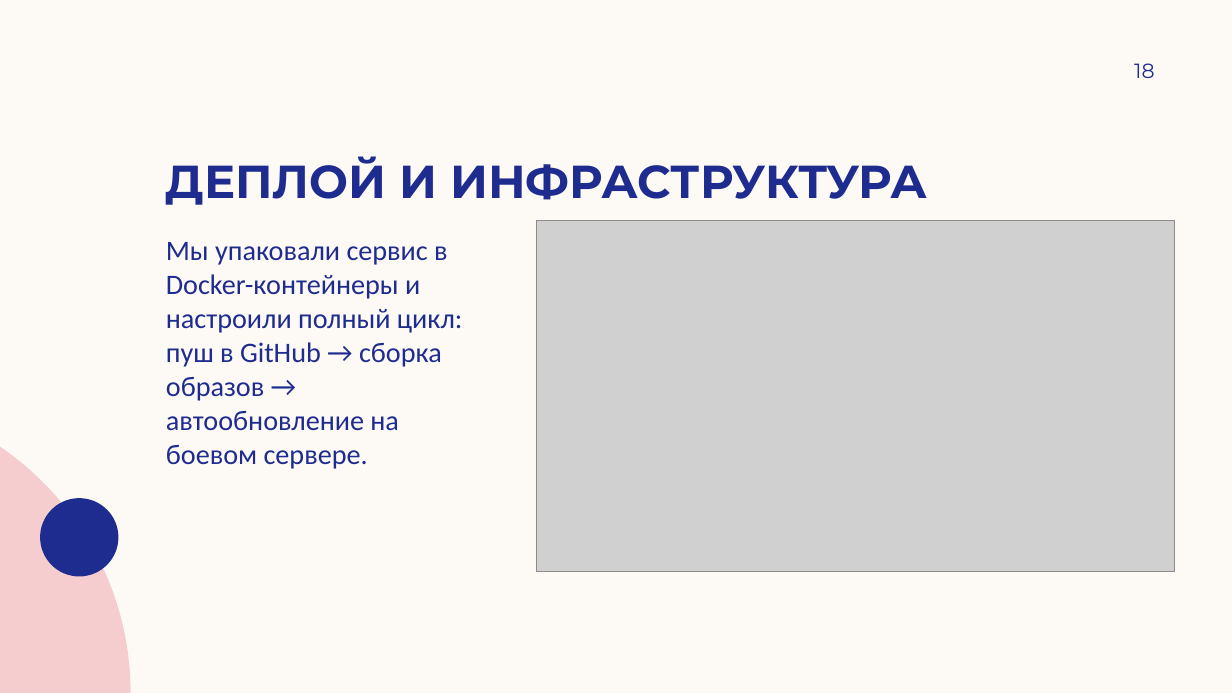
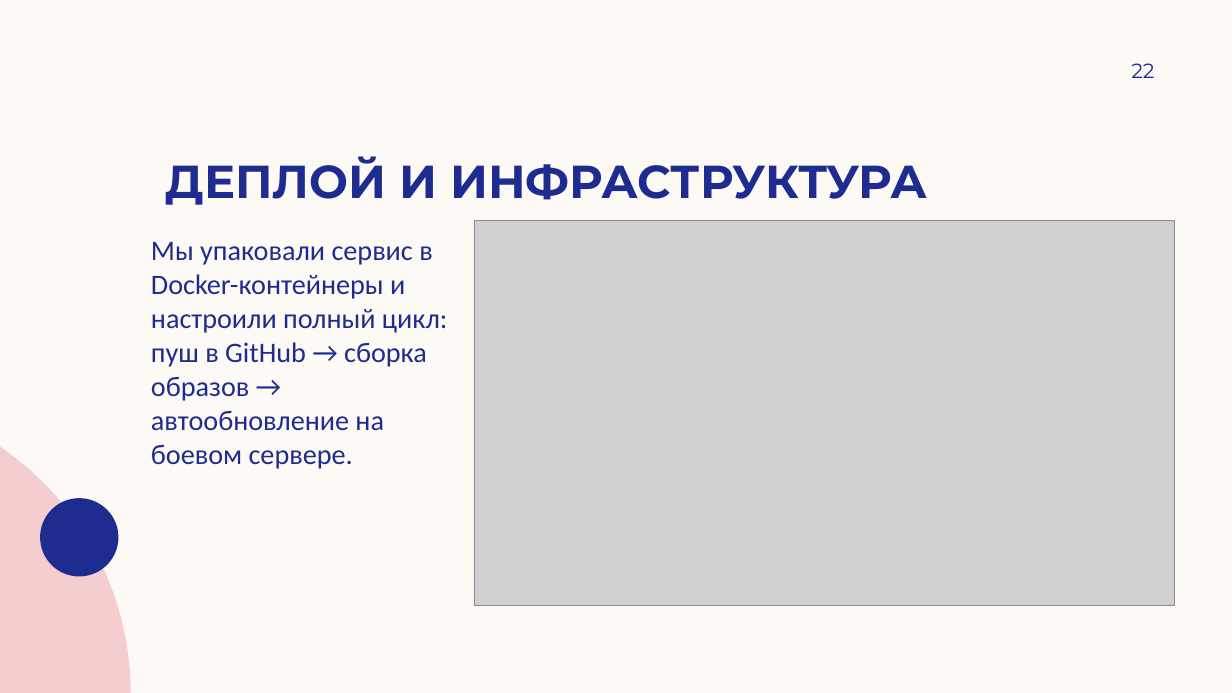
Before and after one commit to andreyilych/cs2valvesoftware, a slide deck: slide 22 of анализатор подозрительности доменных имен (DNS).pptx (slide 18 before the commit). Drawn at 1232x693 pixels with LibreOffice and Linux fonts; fonts in the diff are those of the drawing; grey boxes stand for pictures; background and template pictures are left out. Boxes give left, top, right and bottom in pixels: in the first picture for what was removed or moved away, otherwise in the second. Text is boxed around its words. In the diff, an @@ line names an element or a change of style, - is before the commit and + after.

```diff
--- a/анализатор подозрительности доменных имен (DNS).pptx
+++ b/анализатор подозрительности доменных имен (DNS).pptx
@@ page number at [1131,63,1154,78]: text changed @@
-18
+22
@@ text "Мы упаковали сервис в Docker-контейнеры ...": place and size @@
-text "Мы упаковали сервис в Docker-контейнеры ..." at [166,242,462,469]
+text "Мы упаковали сервис в Docker-контейнеры ..." at [151,242,447,469]
@@ picture: place and size @@
-picture at [536,221,1175,571]
+picture at [474,221,1176,605]
```
Also in this commit, not shown: 7 other slides changed, 10 slides added, 2 slides removed.
